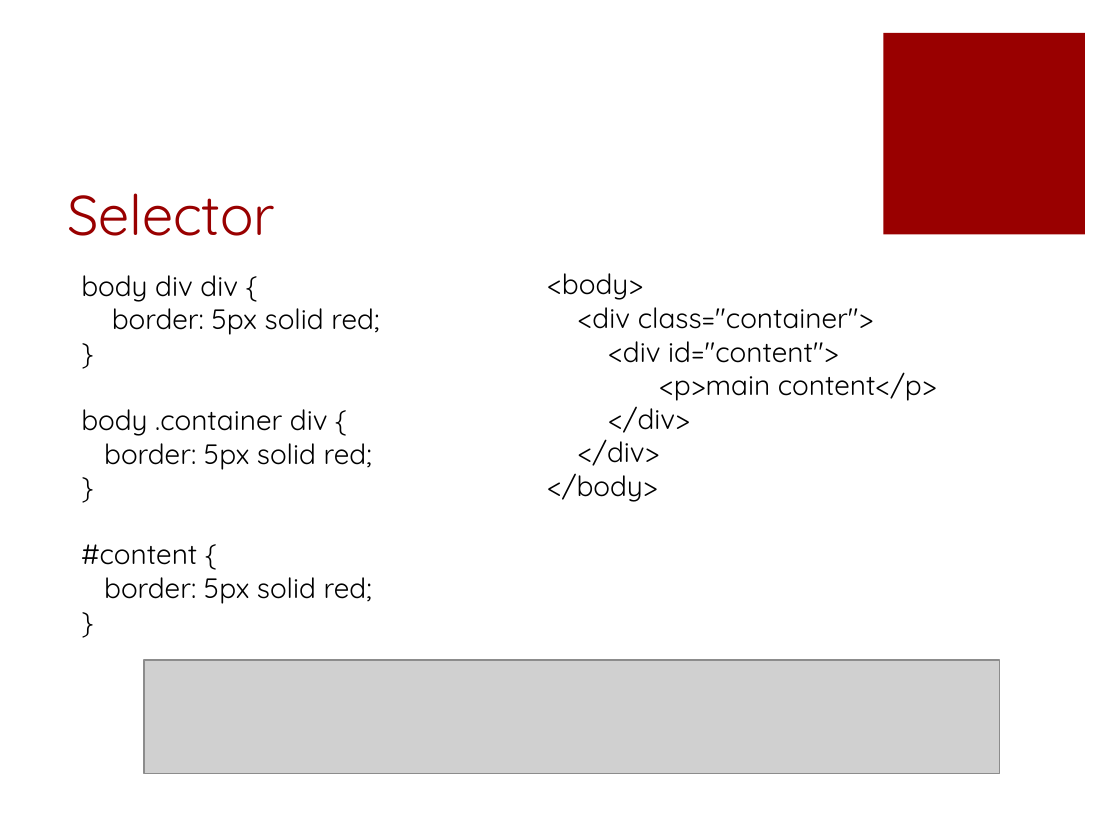
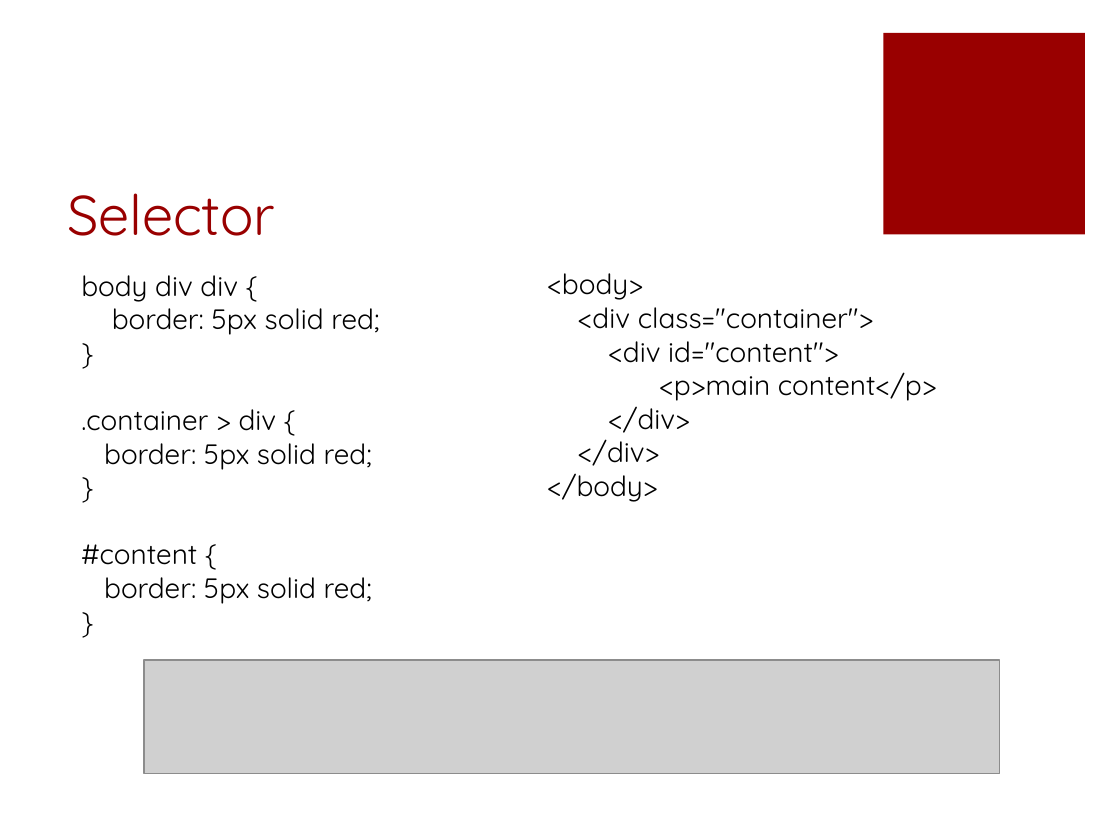
Before and after one commit to fuying/frondendtraining, a slide deck: slide 8 of CSS/CSS.pptx (slide 9 before the commit). Drawn at 1120x840 pixels with LibreOffice and Linux fonts; fonts in the diff are those of the drawing; grey boxes stand for pictures. Boxes give left, top, right and bottom in pixels: in the first picture for what was removed or moved away, otherwise in the second. Text is boxed around its words. In the diff, an @@ line names an element or a change of style, - is before the commit and + after.

```diff
--- a/CSS/CSS.pptx
+++ b/CSS/CSS.pptx
@@ text at bbox=[81, 409, 277, 431]: text changed @@
-body .container div {
+.container > div {
```
Also in this commit, not shown: 6 other slides changed, 1 slide added, 1 slide removed.
